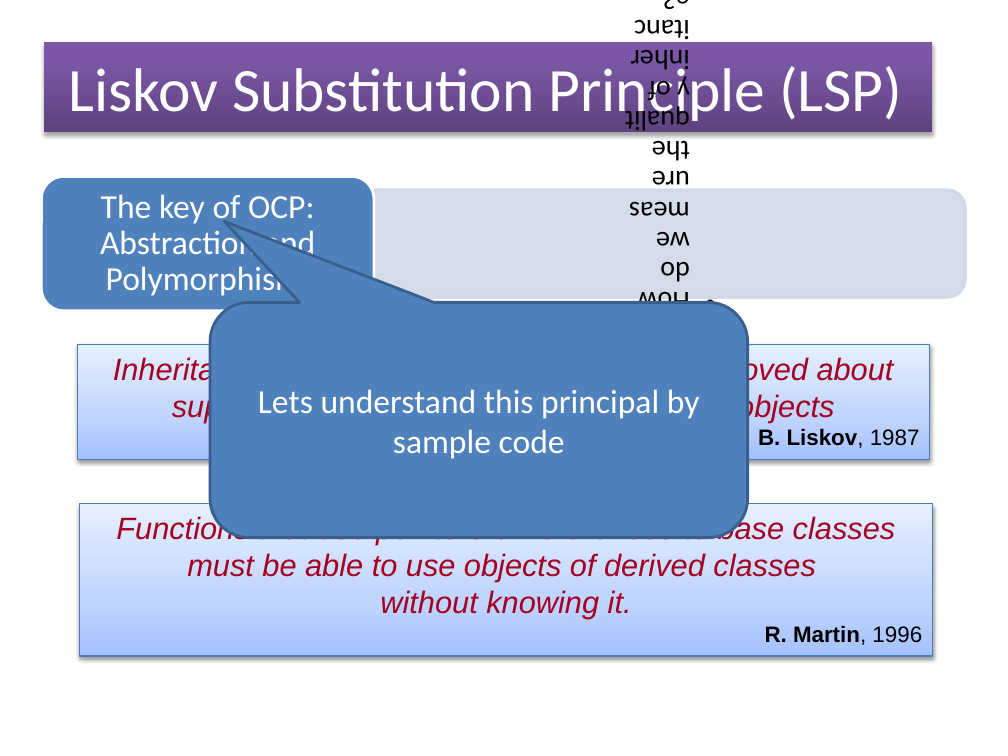
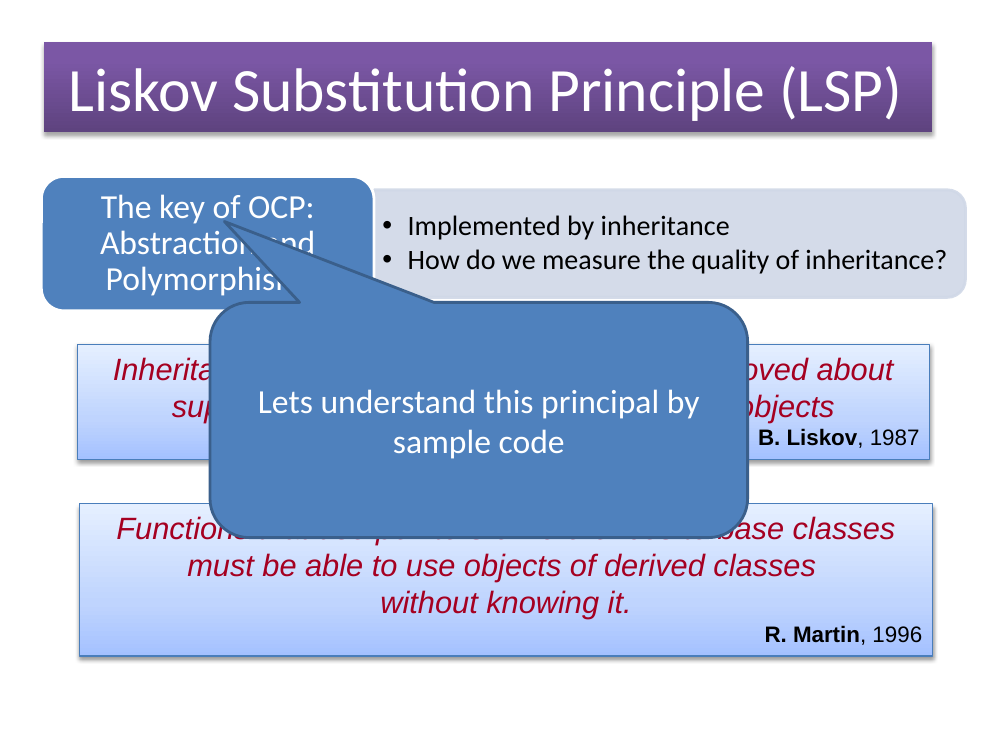
Before and after one commit to soyebparvez/DesignPatternData, a slide deck: slide 17 of Design Principle.pptx. Drawn at 1008x756 pixels with LibreOffice and Linux fonts; fonts in the diff are those of the drawing. Boxes give left, top, right and bottom in pixels: in the first picture for what was removed or moved away, otherwise in the second. Text is boxed around its words. In the diff, an @@ line names an element or a change of style, - is before the commit and + after.

```diff
--- a/Design Principle.pptx
+++ b/Design Principle.pptx
@@ text "Implemented by inheritance": place and size @@
-text "Implemented by inheritance" at (628,81,690,445)
+text "Implemented by inheritance" at (408,215,947,274)
@@ text "Implemented by inheritance" at (408,215,947,274): rotation 180 to 0 degrees @@
```
Also in this commit, not shown: 18 other slides changed.
